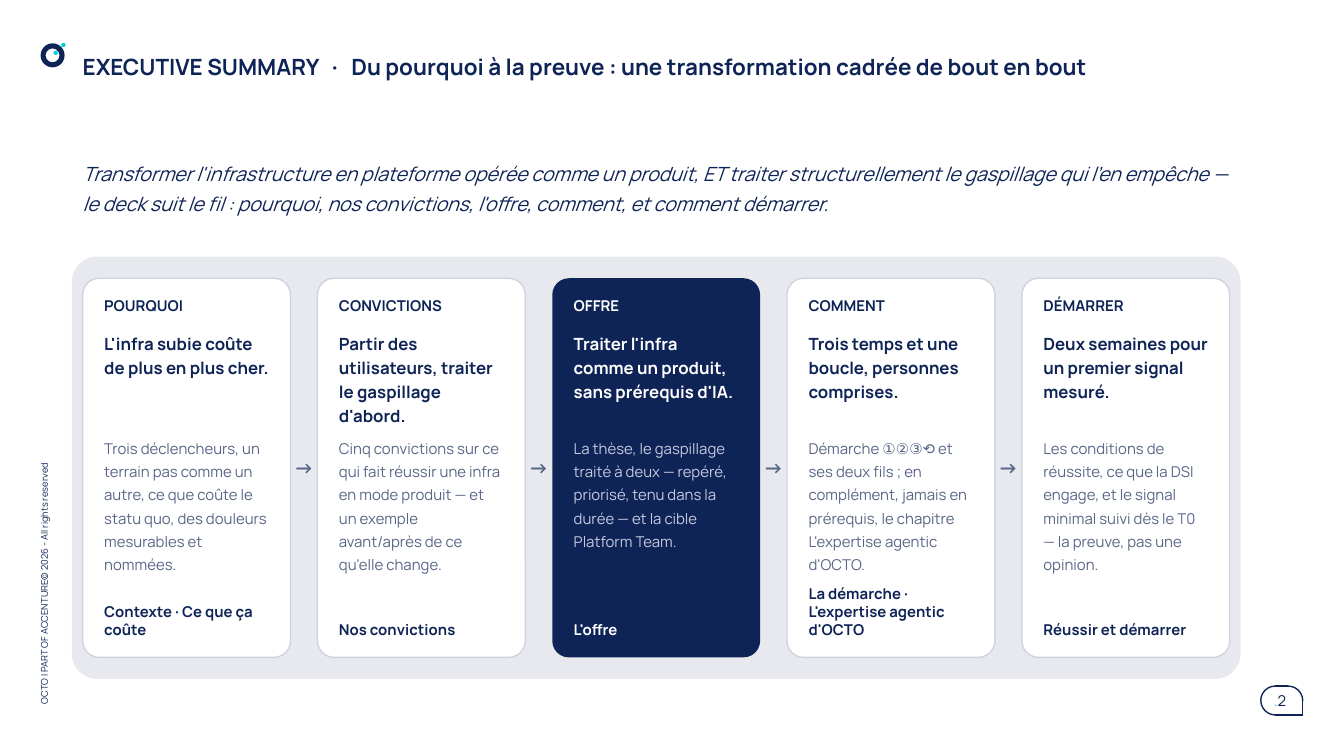
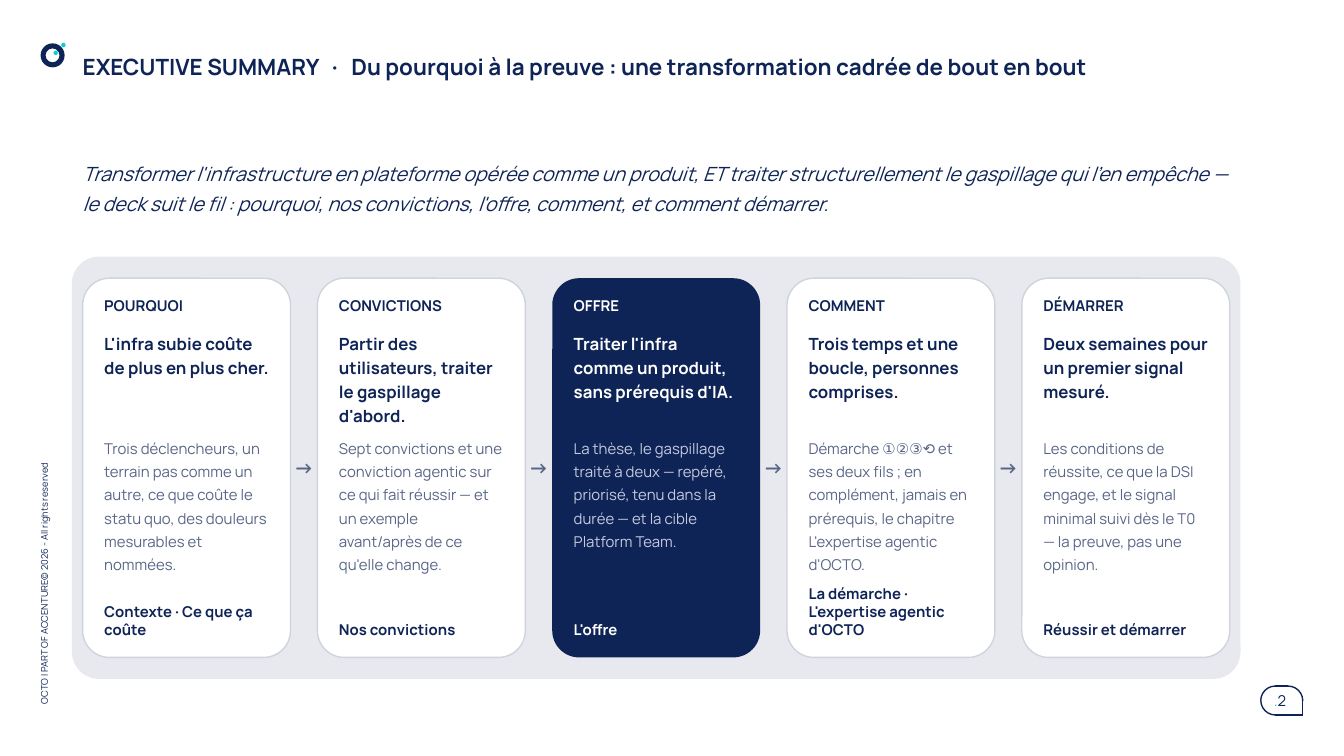
Before and after one commit to claudecamus-dot/Vscode3, a slide deck: slide 2 of docs/cadrage-ppt/bmad-iap-cadrage-synthese.pptx. Drawn at 1344x756 pixels with LibreOffice and Linux fonts; fonts in the diff are those of the drawing. Boxes give left, top, right and bottom in pixels: in the first picture for what was removed or moved away, otherwise in the second. Text is boxed around its words. In the diff, an @@ line names an element or a change of style, - is before the commit and + after.

```diff
--- a/docs/cadrage-ppt/bmad-iap-cadrage-synthese.pptx
+++ b/docs/cadrage-ppt/bmad-iap-cadrage-synthese.pptx
@@ proportions changed in 6 elements at box(73, 257, 1242, 679), box(82, 278, 290, 657), box(317, 278, 526, 657), box(552, 278, 761, 657), box(788, 278, 996, 657), box(1021, 278, 1230, 657) @@
@@ text at box(339, 443, 502, 574): text changed @@
-Cinq convictions sur ce qui fait réussir une infra en mode produit — et un exemple avant/après de ce qu'elle change.
+Sept convictions et une conviction agentic sur ce qui fait réussir — et un exemple avant/après de ce qu'elle change.
```
Also in this commit, not shown: 23 other slides changed, 2 slides added, 1 slide removed, 2 other files.
